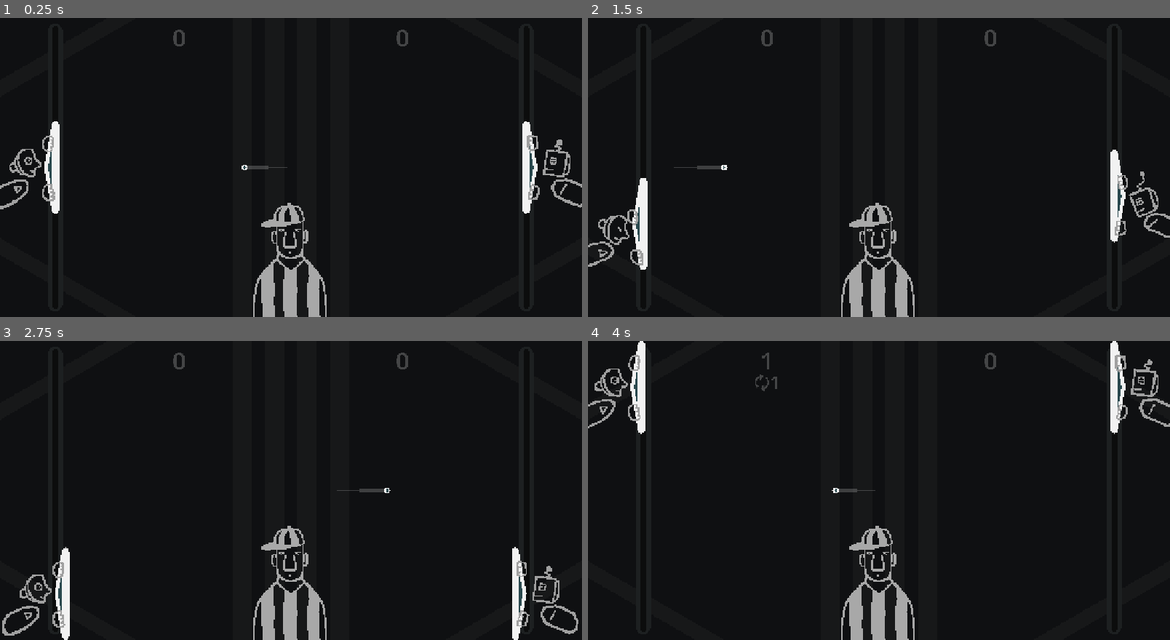
Above: before the commit, frames 1-4 (two rows, left to right).
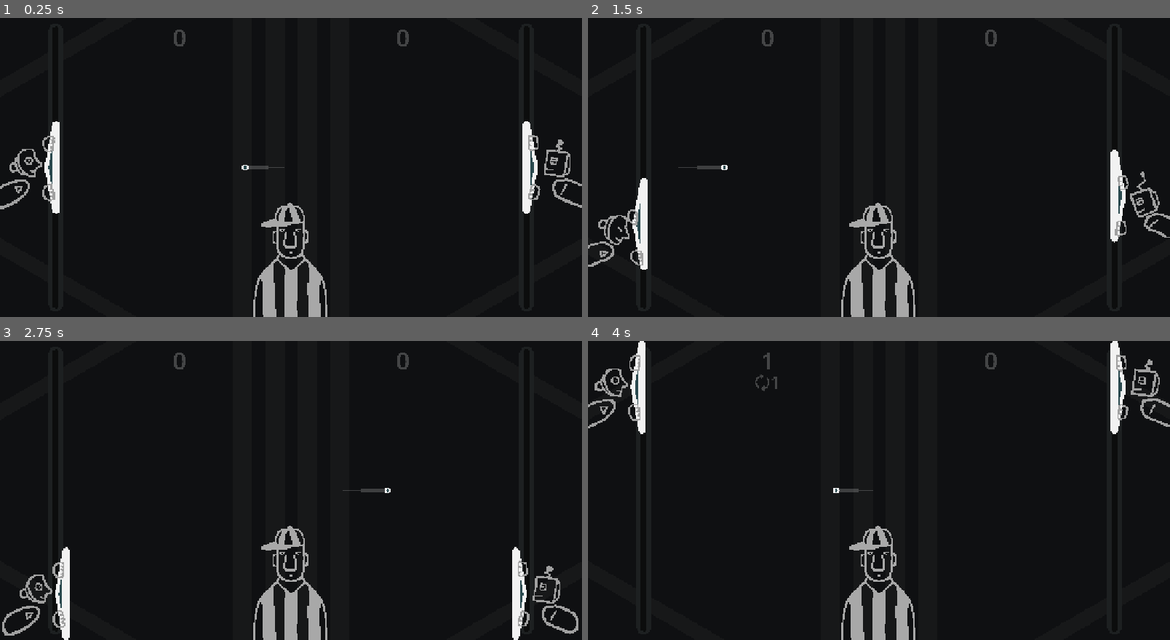
Above: after the commit, the same moments.

Repository: pixerhp/Pixers-Pong
Game: Godot game, scene res://scenes/topscenes/gameplay_encaser.tscn
Same seed, same stepped clock (60 frames per second), same inputs: the game is played once before the commit and once after it. Before the commit the project starts from res://scenes/topscenes/gameplay_topscene.tscn.
Inputs (mouse positions are in pixels of both pictures, inside the frame that each line leads up to):
- Up to frame 1 (0.25 s): no input
- Up to frame 2 (1.5 s): move the mouse to (1007, 152) at 0.52 s; hold D (plr1_bump_right) 0.53-1.28 s; tap Shift (plr1_slow) at 0.6 s; click (1007, 152) at 0.67 s; move the mouse to (762, 182) at 1.27 s; hold S (plr1_down) from 1.28 s (still down); tap Keypad 0 (plr2_slow) at 1.35 s
- Up to frame 3 (2.75 s): move the mouse to (349, 424) at 2.02 s; release S (plr1_down) at 2.03 s; hold D (plr1_bump_right) from 2.03 s (still down); tap Shift (plr1_slow) at 2.1 s
- Up to frame 4 (4 s): move the mouse to (849, 550) at 2.77 s; release D (plr1_bump_right) at 2.78 s; hold W (plr1_up) 2.78-3.53 s; tap Keypad 0 (plr2_slow) at 2.85 s; click (849, 550) at 2.92 s; move the mouse to (1053, 535) at 3.52 s; hold A (plr1_bump_left) from 3.53 s (still down); tap Shift (plr1_slow) at 3.6 s

The runs differ from the first frame. In frame 1, 0.6% of the frame differs, in the area x 0-100%, y 3-100%; in frame 2, 0.7%; in frame 3, 0.7%; in frame 4, 0.7%.

Commit message:
Center and clip gameplay viewport

Diff:
--- /dev/null
+++ b/assets/styles/game_encase_panel.tres
@@ -0,0 +1,10 @@
+[gd_resource type="StyleBoxFlat" format=3 uid="uid://d4gh36qf2ytct"]
+
+[resource]
+bg_color = Color(0.017, 0.0185, 0.02, 1)
+border_width_left = 40
+border_width_top = 40
+border_width_right = 40
+border_width_bottom = 40
+border_color = Color(0.0425, 0.04625, 0.05, 0)
+border_blend = true
--- a/project.godot
+++ b/project.godot
@@ -11,7 +11,7 @@
 [application]
 
 config/name="Pixer's Pong"
-run/main_scene="uid://djf03i2v6xbtj"
+run/main_scene="uid://gguoo0llm78c"
 config/features=PackedStringArray("4.6", "GL Compatibility")
 boot_splash/image="uid://c8njw4gkdiofe"
 config/icon="uid://c8njw4gkdiofe"
@@ -120,3 +120,4 @@
 rendering_device/driver.windows="d3d12"
 renderer/rendering_method="gl_compatibility"
 renderer/rendering_method.mobile="gl_compatibility"
+environment/defaults/default_clear_color=Color(0.0425, 0.046875, 0.05, 1)
--- a/scenes/paddle.tscn
+++ b/scenes/paddle.tscn
@@ -73,6 +73,7 @@
 
 [node name="AreaCollider" type="Area2D" parent="." unique_id=905259053]
 unique_name_in_owner = true
+visible = false
 
 [node name="FrontCapsule" type="CollisionShape2D" parent="AreaCollider" unique_id=375941652]
 shape = SubResource("CapsuleShape2D_llhxm")
--- /dev/null
+++ b/scenes/topscenes/gameplay_encaser.tscn
@@ -0,0 +1,46 @@
+[gd_scene format=3 uid="uid://gguoo0llm78c"]
+
+[ext_resource type="PackedScene" uid="uid://djf03i2v6xbtj" path="res://scenes/topscenes/gameplay_topscene.tscn" id="1_54y85"]
+[ext_resource type="StyleBox" uid="uid://d4gh36qf2ytct" path="res://assets/styles/game_encase_panel.tres" id="1_jp52h"]
+
+[node name="GameplayEncaser" type="Control" unique_id=782872632]
+layout_mode = 3
+anchors_preset = 15
+anchor_right = 1.0
+anchor_bottom = 1.0
+grow_horizontal = 2
+grow_vertical = 2
+
+[node name="Panel" type="Panel" parent="." unique_id=1437530726]
+custom_minimum_size = Vector2(1320, 708)
+layout_mode = 1
+anchors_preset = 8
+anchor_left = 0.5
+anchor_top = 0.5
+anchor_right = 0.5
+anchor_bottom = 0.5
+grow_horizontal = 2
+grow_vertical = 2
+theme_override_styles/panel = ExtResource("1_jp52h")
+
+[node name="SubViewportContainer" type="SubViewportContainer" parent="." unique_id=1620699073]
+layout_mode = 1
+anchors_preset = 8
+anchor_left = 0.5
+anchor_top = 0.5
+anchor_right = 0.5
+anchor_bottom = 0.5
+offset_left = -630.0
+offset_top = -324.0
+offset_right = 630.0
+offset_bottom = 324.0
+grow_horizontal = 2
+grow_vertical = 2
+
+[node name="SubViewport" type="SubViewport" parent="SubViewportContainer" unique_id=1227590761]
+handle_input_locally = false
+canvas_item_default_texture_filter = 0
+size = Vector2i(1260, 648)
+render_target_update_mode = 4
+
+[node name="GameplayTopscene" parent="SubViewportContainer/SubViewport" unique_id=297910401 instance=ExtResource("1_54y85")]
